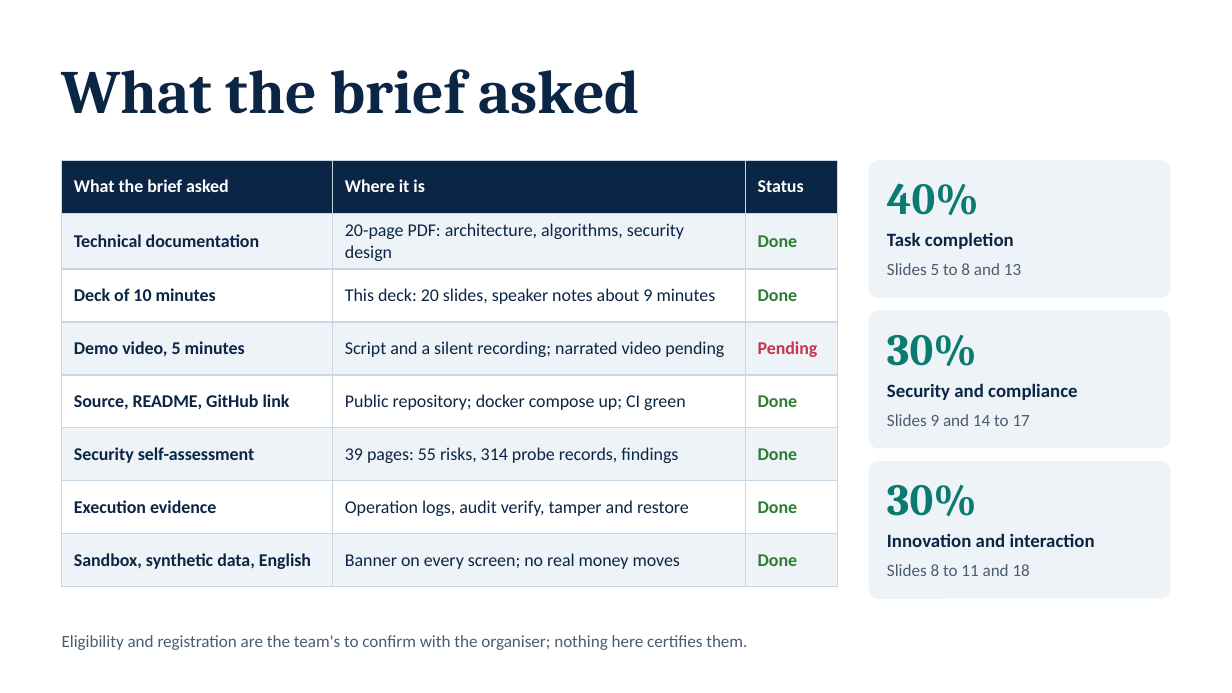
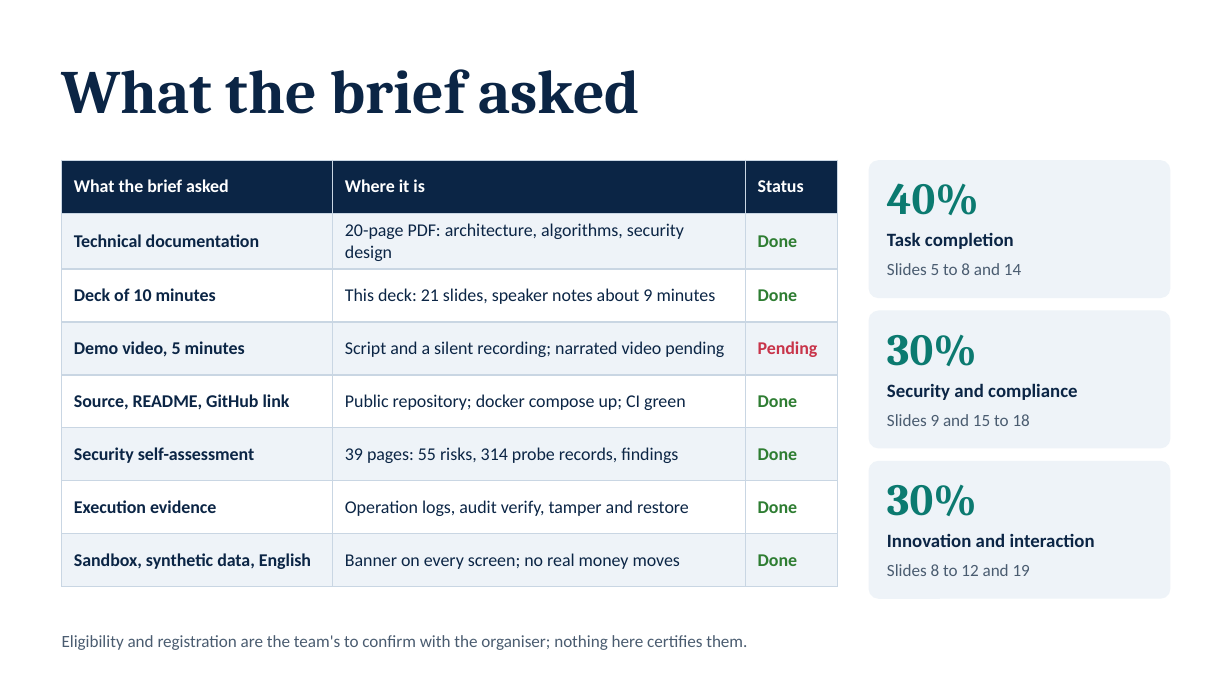
Before and after one commit to NoobCrow/StudyRoute, a slide deck: slide 20 of submission/StudyRoute_Deck.pptx (slide 19 before the commit). Drawn at 1232x693 pixels with LibreOffice and Linux fonts; fonts in the diff are those of the drawing. Boxes give left, top, right and bottom in pixels: in the first picture for what was removed or moved away, otherwise in the second. Text is boxed around its words. In the diff, an @@ line names an element or a change of style, - is before the commit and + after.

```diff
--- a/submission/StudyRoute_Deck.pptx
+++ b/submission/StudyRoute_Deck.pptx
@@ table at [62, 160, 838, 573] @@
-row 3, column 2: This deck: 20 slides, speaker notes about 9 minutes
+row 3, column 2: This deck: 21 slides, speaker notes about 9 minutes
@@ text at [887, 263, 1021, 275]: text changed @@
-Slides 5 to 8 and 13
+Slides 5 to 8 and 14
@@ text at [887, 414, 1030, 426]: text changed @@
-Slides 9 and 14 to 17
+Slides 9 and 15 to 18
@@ text at [887, 564, 1030, 576]: text changed @@
-Slides 8 to 11 and 18
+Slides 8 to 12 and 19
```
Also in this commit, not shown: 1 slide added, 12 other files.
